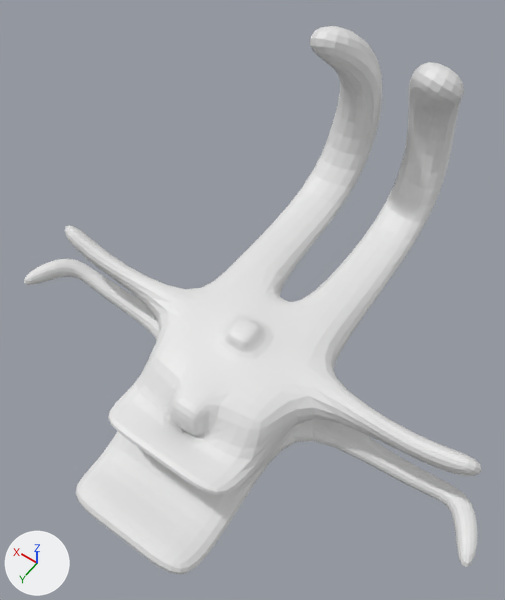
The Blender file Blender/Mobs/queensprunkles.blend: old version first, new version second.
The view is the same before and after, from a 50 mm camera at (-20.7, 27.8, 57.1) aimed at (0.6, -1.9, 10.3). The lights are fixed; the arrows at lower left show +X, +Y and +Z.

The scene before the commit, as lines of its bpy script (objects in view):
```python
me_cube = bpy.data.meshes.new('Cube')
me_cube.from_pydata(...)  # 106 vertices, 104 faces; spans x -25.1..0.0, y -27.8..18.3, z -3.3..27.4
me_cube.materials.append(mat_material)  # white #e7e7e7
ob_cube = bpy.data.objects.new('Cube', me_cube)
ob_cube.location = (0.0, 0.0, 0.0)
_m = ob_cube.modifiers.new('Mirror', 'MIRROR')
_m.use_clip = True
_m = ob_cube.modifiers.new('Subdivision', 'SUBSURF')
```
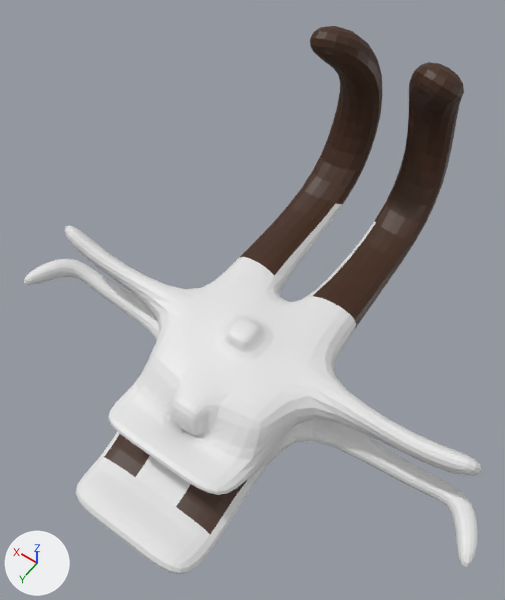
The change, as JSON lines over the scene's bpy script:
```json
{"op": "add", "block": "mat_material_001", "code": ["mat_material_001 = principled_material('Material.001')", "mat_material_001.base_color = (0.0536, 0.0183, 0.00534)  # brown #412510"]}
{"block": "me_cube", "where": "me_cube.from_pydata(...)  # 106 vertices, 104 faces; spans x -25.1..0.0, y -27.8..18.3, z -3.3..27.4"}
{"block": "me_cube", "where": "# used by ob_cube; location = (0.0, 0.0, 0.0)"}
{"block": "me_cube", "change": "me_cube part 1: all 15 faces centred in x -6.9..-1.3, y -25.6..-13.2, z 5.9..25.1 switch from mat_material (white #e7e7e7) to mat_material_001 (brown #412510)"}
{"block": "me_cube", "change": "me_cube part 2: the 1 face centred in x -4.3, y 10.8, z 0.6 switches from mat_material (white #e7e7e7) to mat_material_001 (brown #412510)"}
```

Where the change shows, as pixel boxes [x1, y1, x2, y2] in the pictures (505 x 600 px):
```json
{"part": 1, "of": "me_cube", "change": "recoloured", "before": [240, 26, 464, 328], "after": [240, 26, 464, 328], "on screen": "white to brown"}
{"part": 2, "of": "me_cube", "change": "recoloured", "before": [104, 434, 247, 534], "after": [104, 434, 247, 534], "on screen": "white to brown"}
```
